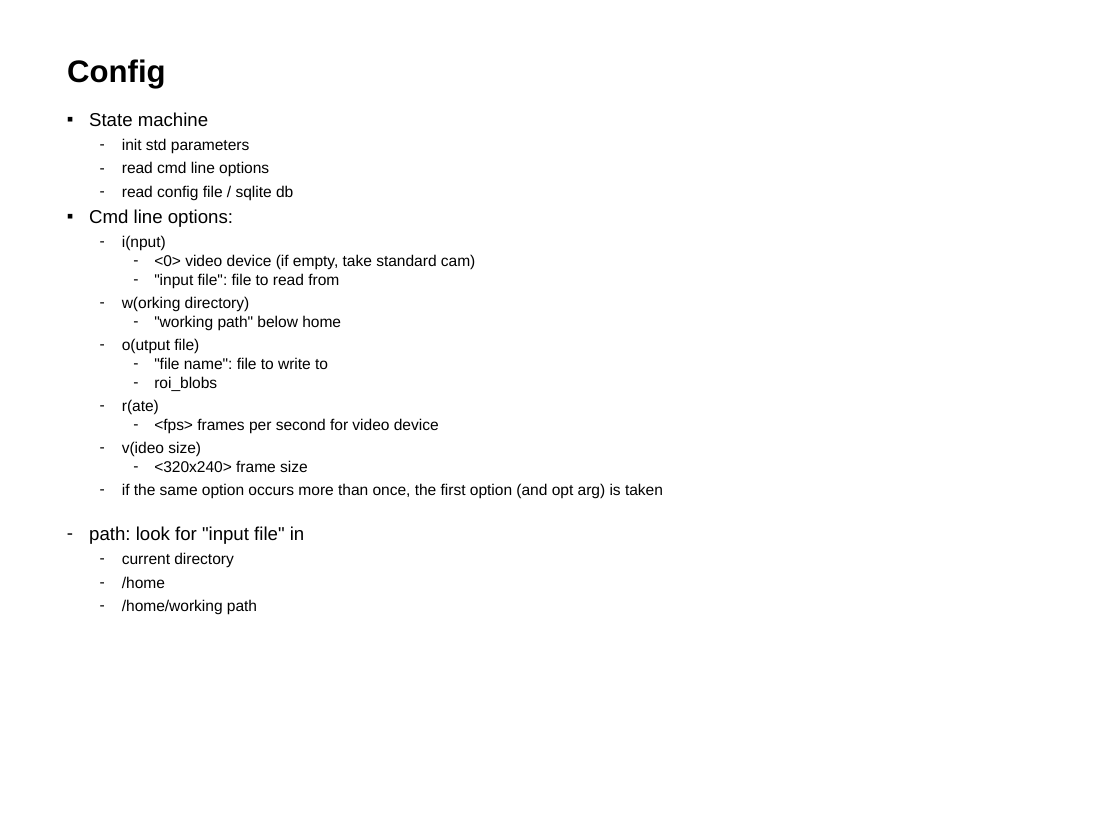
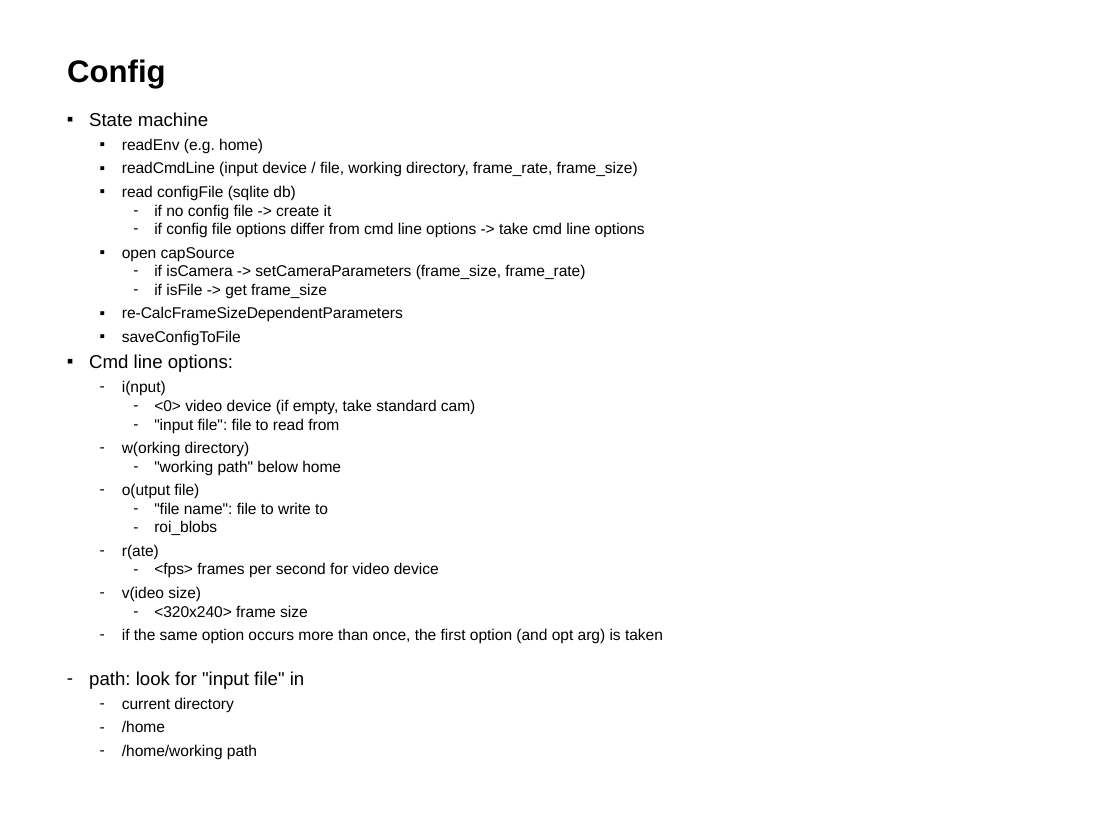
Before and after one commit to HwyToHell/CarCount, a slide deck: slide 3 of MotionDetection+ObjectTrackingV4.pptx. Drawn at 1120x840 pixels with LibreOffice and Linux fonts; fonts in the diff are those of the drawing. Boxes give left, top, right and bottom in pixels: in the first picture for what was removed or moved away, otherwise in the second. Text is boxed around its words. In the diff, an @@ line names an element or a change of style, - is before the commit and + after.

Commit message:
readCmdLine() finished

```diff
--- a/MotionDetection+ObjectTrackingV4.pptx
+++ b/MotionDetection+ObjectTrackingV4.pptx
@@ text at [122, 138, 645, 345]: text changed @@
-  – init std parameters
-  – read cmd line options
-  – read config file / sqlite db
+  ▪ readEnv (e.g. home)
+  ▪ readCmdLine (input device / file, working directory, frame_rate, frame_size)
+  ▪ read configFile (sqlite db)
+    – if no config file -> create it
+    – if config file options differ from cmd line options -> take cmd line options
+  ▪ open capSource
+    – if isCamera -> setCameraParameters (frame_size, frame_rate)
+    – if isFile -> get frame_size
+  ▪ re-CalcFrameSizeDependentParameters
+  ▪ saveConfigToFile
```
Also in this commit, not shown: 32 other files.
